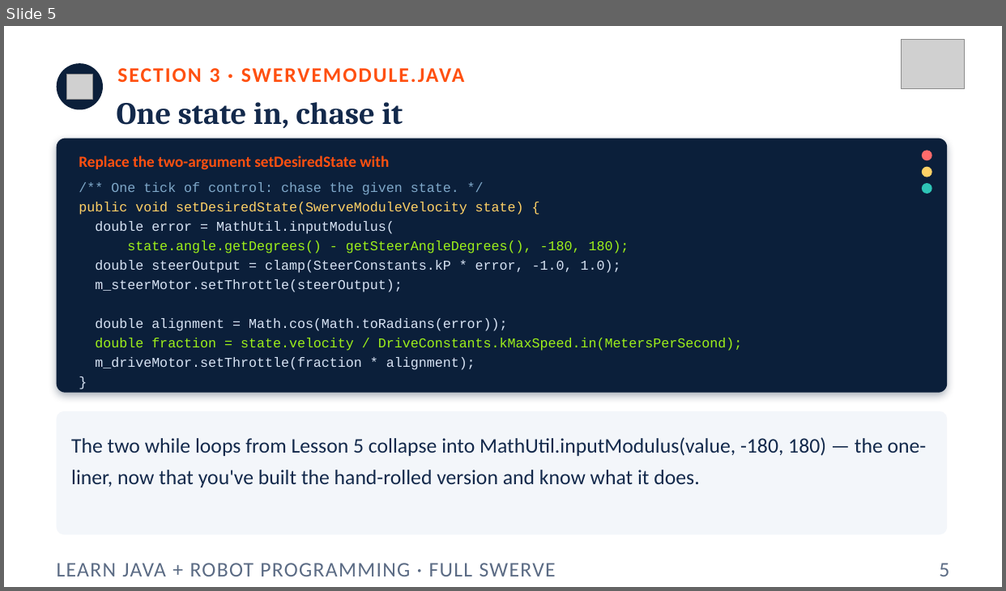
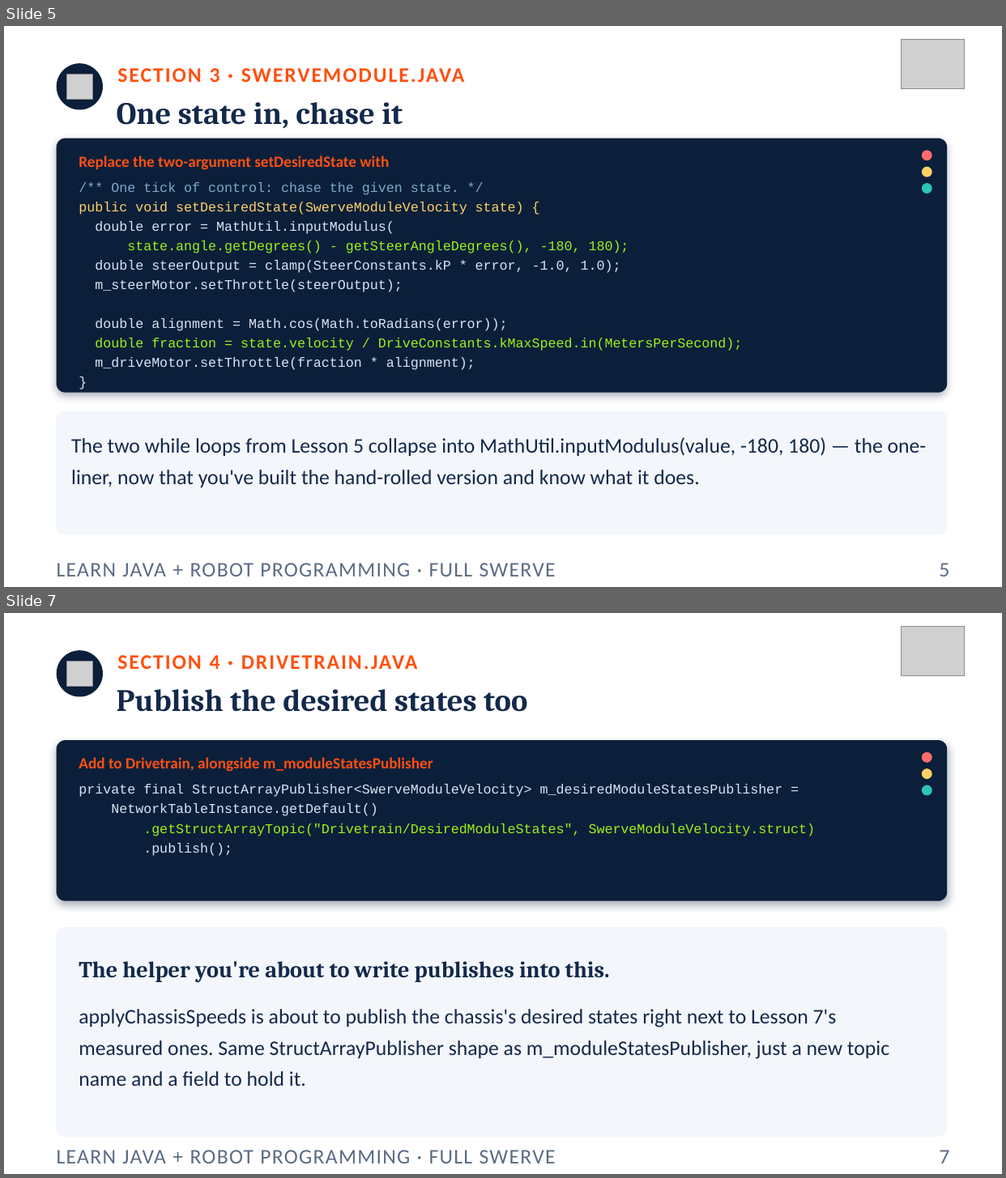
Before and after one commit to FRC5010/BasicRobotLessons, a slide deck: docs/presentations/v3/10-kinematics.pptx. Shown one above the other, each under a label of ours: slide 5 before the commit, slides 5 and 7 after it; the slides between them are not shown. The pictures are 1006x591 and 1006x1178 pixels, drawn with LibreOffice and Linux fonts; fonts in the diff are those of the drawing; grey boxes stand for pictures. Boxes give left, top, right and bottom in pixels: in the first picture for what was removed or moved away, otherwise in the second. Text is boxed around its words. In the diff, an @@ line names an element or a change of style, - is before the commit and + after.

```diff
--- a/docs/presentations/v3/10-kinematics.pptx
+++ b/docs/presentations/v3/10-kinematics.pptx
@@ slide 7 added at box(4, 613, 1002, 1174), background #FFFFFF @@
@@ picture added at box(901, 627, 965, 676) @@
@@ ellipse added at box(57, 650, 103, 697), fill #0B1F3A @@
@@ picture added at box(67, 661, 92, 687) @@
@@ text added at box(117, 655, 418, 669), 20 pt, text #FF5010, bold @@
+SECTION 4 · DRIVETRAIN.JAVA
@@ text added at box(117, 689, 527, 712), 30 pt, text #13294B, bold @@
+Publish the desired states too
@@ rounded rectangle added at box(57, 740, 948, 901), fill #0B1F3A @@
@@ text added at box(79, 757, 433, 772), 15 pt, text #FF5010, bold @@
+Add to Drivetrain, alongside m_moduleStatesPublisher
@@ ellipse added at box(922, 752, 932, 763), fill #FF6B6B @@
@@ ellipse added at box(922, 769, 932, 779), fill #FFD166 @@
@@ text added at box(79, 784, 816, 856), 13 pt, text #D7E3F4 @@
+private final StructArrayPublisher<SwerveModuleVelocity> m_desiredModuleStatesPublisher =
+NetworkTableInstance.getDefault()
+.getStructArrayTopic("Drivetrain/DesiredModuleStates", SwerveModuleVelocity.struct)
+.publish();
@@ ellipse added at box(922, 786, 932, 796), fill #2EC4B6 @@
@@ rounded rectangle added at box(57, 927, 948, 1137), fill #F3F6FA @@
@@ text added at box(79, 961, 610, 982), 22 pt, text #13294B, bold @@
+The helper you're about to write publishes into this.
@@ text added at box(79, 1009, 889, 1086), 20 pt, text #13294B @@
+applyChassisSpeeds is about to publish the chassis's desired states right next to Lesson 7's measured ones. Same StructArrayPublisher shape as m_moduleStatesPublisher, just a new topic name and a field to hold it.
@@ text added at box(57, 1150, 556, 1164), 20 pt, text #5B6B84 @@
+LEARN JAVA + ROBOT PROGRAMMING · FULL SWERVE
@@ text added at box(939, 1150, 949, 1164), 20 pt, text #5B6B84 @@
+7
```
Also in this commit, not shown: 7 slides changed, 2 other slides added, 2 other files.
